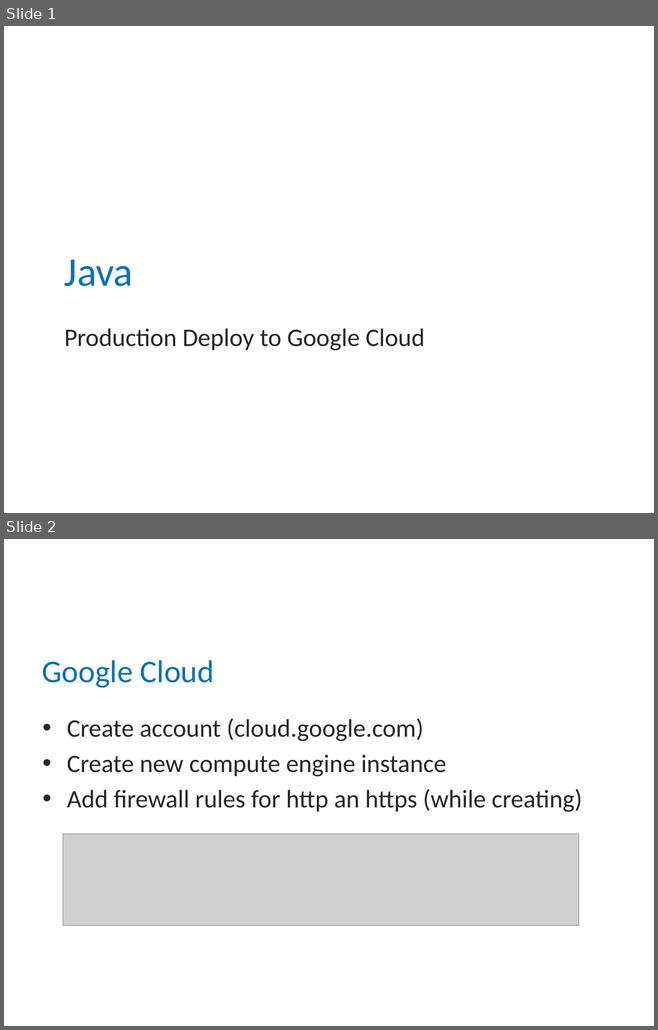
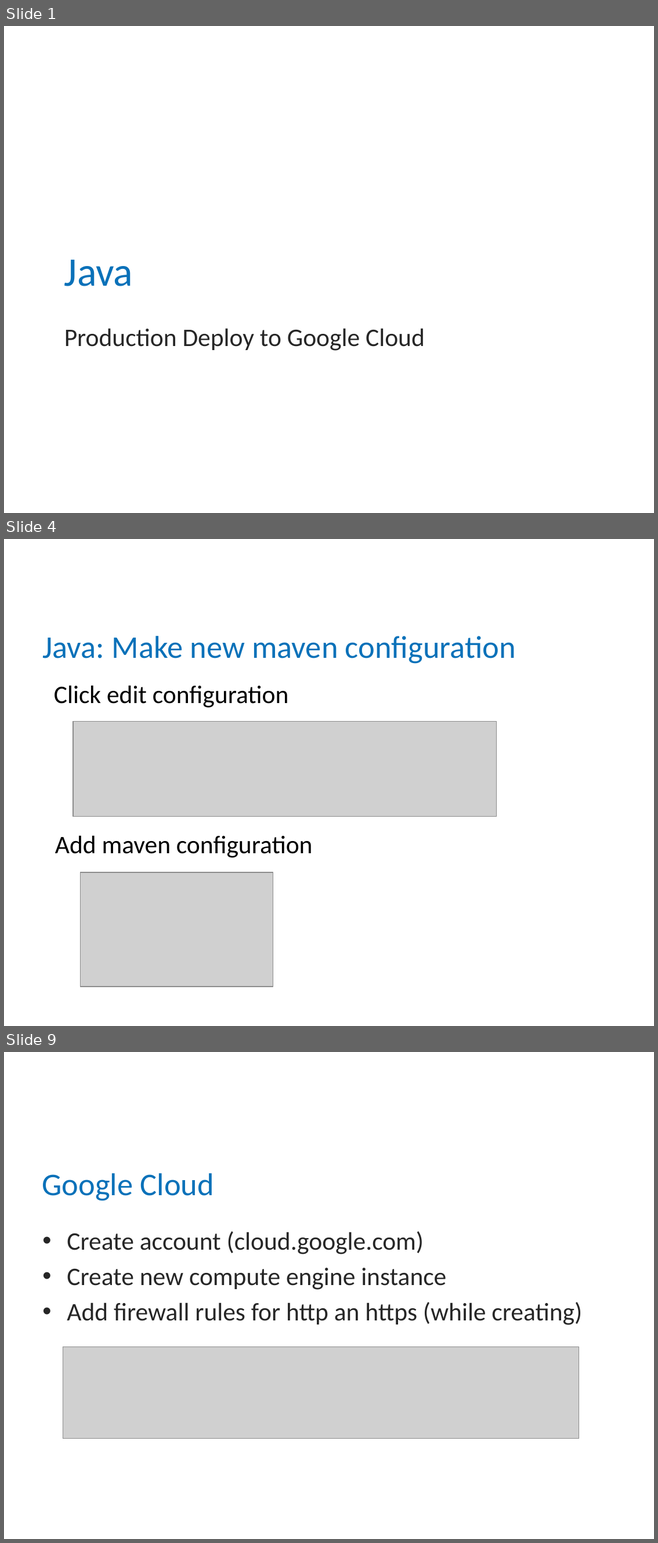
Before and after one commit to mitka0260/BCSlessons, a slide deck: src/main/java/ee/bcs/java/lectures/Loeng47 - Google-Cloud-Deploy.pptx. Shown one above the other, each under a label of ours: slides 1 and 2 before the commit, slides 1, 4 and 9 after it; the slides between them are not shown. The pictures are 658x1030 and 658x1543 pixels, drawn with LibreOffice and Linux fonts; fonts in the diff are those of the drawing; grey boxes stand for pictures; background and template pictures are left out. Boxes give left, top, right and bottom in pixels: in the first picture for what was removed or moved away, otherwise in the second. Text is boxed around its words. In the diff, an @@ line names an element or a change of style, - is before the commit and + after.

```diff
--- a/src/main/java/ee/bcs/java/lectures/Loeng47 - Google-Cloud-Deploy.pptx
+++ b/src/main/java/ee/bcs/java/lectures/Loeng47 - Google-Cloud-Deploy.pptx
@@ slide 4 added at (4, 539, 654, 1026), background #FFFFFF @@
@@ title added at (42, 636, 516, 664), 35 pt, text #0A71B9 @@
+Java: Make new maven configuration
@@ text added at (54, 685, 289, 708), 28 pt, text #000000 @@
+Click edit configuration
@@ picture added at (73, 722, 496, 817) @@
@@ text added at (55, 835, 313, 858), 28 pt, text #000000 @@
+Add maven configuration
@@ picture added at (80, 873, 273, 987) @@
@@ what was slide 2 is now slide 9 @@
```
Also in this commit, not shown: 5 slides changed, 6 other slides added, 1 other file.
